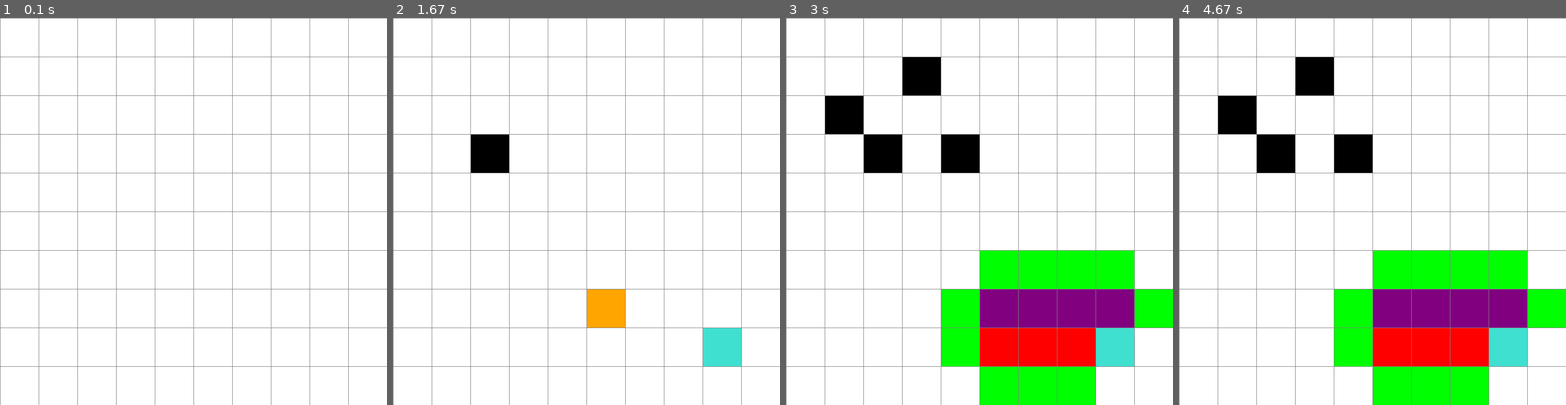
Above: before the commit, frames 1-4 (left to right).
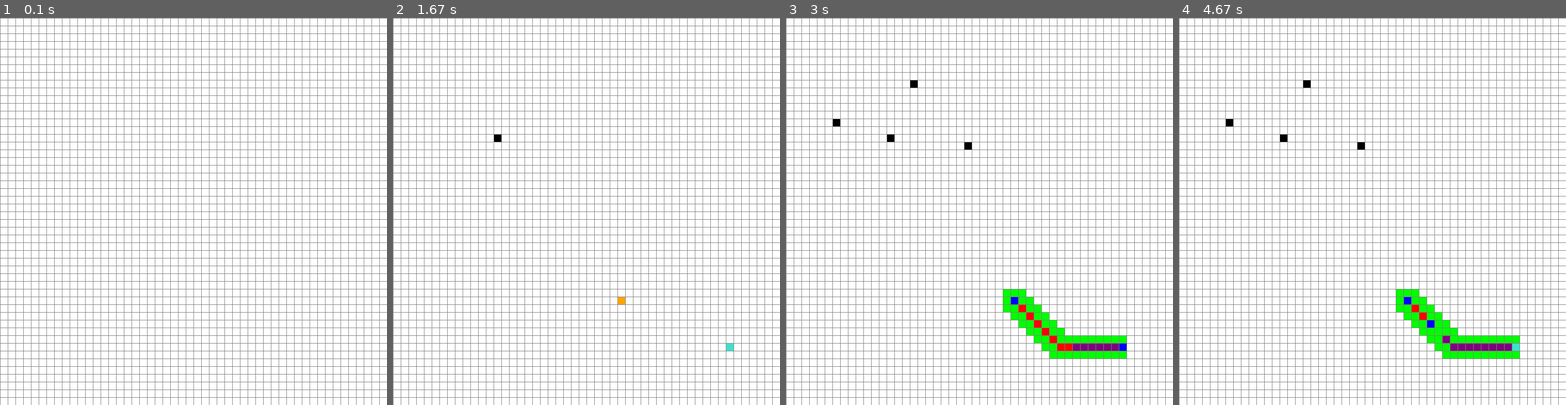
Above: after the commit, the same moments.

Repository: Dynamo-Dream/A_Star_ALgo
Game: pygame game, started from Implementation_A_Star_With_VIsualization.py
Two runs of this game, one before a commit and one after it. Both use one fixed random seed, a clock stepped at 60 frames per second and the inputs below.
Inputs (mouse positions are in pixels of both pictures, inside the frame that each line leads up to):
- Up to frame 1 (0.1 s): no input
- Up to frame 2 (1.67 s): right-click (586, 238) at 0.38 s; click (625, 296) at 0.72 s; click (729, 346) at 1.05 s; click (493, 134) at 1.38 s
- Up to frame 3 (3 s): click (967, 145) at 1.72 s; click (917, 83) at 2.05 s; click (832, 126) at 2.38 s; tap Space at 2.67 s
- Up to frame 4 (4.67 s): tap Space at 3.07, 3.37, 3.57, 3.9, 4.2, 4.4 s

The runs differ from the first frame. In frame 1, 9.6% of the frame differs, in the area x 0-100%, y 0-100%; in frame 2, 12%; in frame 3, 29%; in frame 4, 29%.

Commit message:
SecondCommit

Diff:
--- a/Implementation_A_Star_With_VIsualization.py
+++ b/Implementation_A_Star_With_VIsualization.py
@@ -55,7 +55,7 @@
         return self.color==PURPLE
 
     def reset(self):
-        self.color = WHITE
+        self.color =WHITE
 
     def make_closed(self):
         self.color = RED
@@ -94,17 +94,17 @@
         if self.col>0 and not grid[self.row][self.col-1].is_barrier(): #Left
             self.neighbours.append(grid[self.row][self.col-1])
 
-        # if self.col>0 and self.row>0 and not grid[self.row-1][self.col-1].is_barrier(): #UpLeft
-        #     self.neighbours.append(grid[self.row-1][self.col-1])
-
-        # if self.col<self.total_row-1 and self.row>0 and not grid[self.row-1][self.col+1].is_barrier(): #UpRight
-        #     self.neighbours.append(grid[self.row-1][self.col+1])
-
-        # if self.col>0 and self.row<self.total_row-1 and not grid[self.row+1][self.col-1].is_barrier(): #DownLeft
-        #     self.neighbours.append(grid[self.row+1][self.col-1])
-
-        # if self.col<self.total_row-1 and self.row<self.total_row-1 and not grid[self.row+1][self.col+1].is_barrier(): #DownRight
-        #     self.neighbours.append(grid[self.row+1][self.col+1])
+        if self.col>0 and self.row>0 and not grid[self.row-1][self.col-1].is_barrier(): #UpLeft
+            self.neighbours.append(grid[self.row-1][self.col-1])
+
+        if self.col<self.total_row-1 and self.row>0 and not grid[self.row-1][self.col+1].is_barrier(): #UpRight
+            self.neighbours.append(grid[self.row-1][self.col+1])
+
+        if self.col>0 and self.row<self.total_row-1 and not grid[self.row+1][self.col-1].is_barrier(): #DownLeft
+            self.neighbours.append(grid[self.row+1][self.col-1])
+
+        if self.col<self.total_row-1 and self.row<self.total_row-1 and not grid[self.row+1][self.col+1].is_barrier(): #DownRight
+            self.neighbours.append(grid[self.row+1][self.col+1])
 
 
 
@@ -211,7 +211,7 @@
     return False
 
 def main(win,width):
-    ROWS = 10
+    ROWS = 50
     grid = make_grid(ROWS,WIDTH)
     start = None
     end = None
--- /dev/null
+++ b/PygameLearning.py
@@ -0,0 +1,174 @@
+import pygame
+import math
+import random
+
+pygame.init()
+WIDTH = 800
+HEIGHT = 600
+WIN = pygame.display.set_mode((WIDTH,HEIGHT))
+pygame.display.set_caption("Block and Ball Game")
+font = pygame.font.SysFont(None,30)
+
+def text_screen(text,color,x,y):
+    screen_text = font.render(text,True,color)
+    WIN.blit(screen_text,(x,y))
+
+WHITE = (255,255,255)
+BLACK = (0,0,0)
+RED = (255,0,0)
+exit_game = False
+
+
+class Box():
+
+    def __init__(self,height,width,color,y,x):
+        self.height = height
+        self.width = width
+        self.vely = 0
+        self.color = color
+        self.y = y
+        self.x = x
+
+    def update_val(self,value):
+        self.vely = value
+
+    def update_pos(self):
+        self.y+=self.vely
+    def get_y(self):
+        return self.y
+    def get_x(self):
+        return self.x
+
+
+class Ball():
+    def __init__(self,radius,color,y,x):
+        self.radius = radius
+        self.velx = 0
+        self.vely = 0
+        self.color = color
+        self.y = y
+        self.x = x
+
+    def update_pos(self):
+        self.y+=self.vely
+        self.x+=self.velx
+
+    def get_y(self):
+        return self.y
+
+    def get_x(self):
+        return self.x
+
+
+BOX_HEIGHT = 70
+BOX_WIDTH = 10
+RADIUS = 10
+bx1 = Box(BOX_HEIGHT,BOX_WIDTH,WHITE,HEIGHT/2,0)
+bx2 = Box(BOX_HEIGHT,BOX_WIDTH,WHITE,HEIGHT/2,WIDTH-BOX_WIDTH)
+ball = Ball(RADIUS,RED,random.randint(50,HEIGHT-50),WIDTH/2)
+
+def plot_box(box):
+    pygame.draw.rect(WIN,box.color,(box.x,box.y,box.width,box.height))
+
+def plot_ball(ball):
+    pygame.draw.circle(WIN, ball.color, (ball.x,ball.y), ball.radius)
+
+def is_Collision(box):
+    if box.get_y() <= 0:
+        box.y = 0
+        box.vely = -box.vely
+    elif box.y >= HEIGHT - BOX_HEIGHT:
+        box.y = HEIGHT - BOX_HEIGHT
+        box.vely = -box.vely
+
+def is_edge_collision_ball(ball):
+    if ball.get_y()>= HEIGHT-RADIUS:
+        ball.y = HEIGHT-RADIUS
+        ball.vely = -ball.vely
+    elif ball.get_y() <= 0:
+        ball.y = 0
+        ball.vely = -ball.vely
+
+
+def is_box_collision_ball(box,ball):
+    if abs(ball.x-box.x)<=10 and abs(ball.x-box.x)>0 and abs(ball.y-box.y)<=box.height/2 and abs(ball.y-box.y)>=0:
+        ball.velx = -ball.velx
+        ball.vely = -ball.vely
+        return True
+    elif abs(ball.x-box.x)<=10 and abs(ball.y-box.y)<=box.height and abs(ball.y-box.y)>box.height/2:
+        ball.velx = -ball.velx
+        ball.vely = ball.vely
+        return True
+    return False
+
+vel_update_box = 0.4
+vel_update_ball = 0.2
+def bx1_ai(box, ball):
+    if ball.velx < 0:  # Only move if the ball is moving towards bx1
+        if ball.y < box.y + box.height / 2:
+            box.update_val(-vel_update_box)
+        elif ball.y > box.y + box.height / 2:
+            box.update_val(vel_update_box)
+
+
+def game_over_ball_out(ball):
+    if ball.x<0 or ball.x>WIDTH:
+        return True
+    return False
+def game_loop():
+    bx1 = Box(BOX_HEIGHT,BOX_WIDTH,WHITE,HEIGHT/2,0)
+    bx2 = Box(BOX_HEIGHT,BOX_WIDTH,WHITE,HEIGHT/2,WIDTH-BOX_WIDTH)
+    ball = Ball(RADIUS,RED,random.randint(50,HEIGHT-50),WIDTH/2)
+    game_over = False
+    ball_vel_choice = [(-vel_update_ball,vel_update_ball),(vel_update_ball,-vel_update_ball),(vel_update_ball,vel_update_ball),(-vel_update_ball,-vel_update_ball)]
+    ball.velx ,ball.vely = random.choice(ball_vel_choice)
+    exit_game = False
+    score = 0
+    while not exit_game:
+
+        if game_over:
+            WIN.fill(BLACK)
+            text_screen("GAME OVER PRESS ENTER TO PLAYYYY!!!!",RED,WIDTH/2-200,HEIGHT/2)
+            for event in pygame.event.get():
+                    if event.type==pygame.QUIT:
+                        exit_game = True
+                    if event.type == pygame.KEYDOWN:
+                        if event.key == pygame.K_RETURN:
+                            game_loop()
+        else:
+            WIN.fill(BLACK)
+            for event in pygame.event.get():
+                if event.type == pygame.QUIT:
+                    exit_game = True
+                if event.type == pygame.KEYDOWN:
+                    if event.key == pygame.K_UP:
+                        bx2.update_val(-vel_update_box)
+                    if event.key == pygame.K_DOWN:
+                        bx2.update_val(vel_update_box)
+                    if event.key == pygame.K_w:
+                        bx1.update_val(-vel_update_box)
+                    if event.key == pygame.K_s:
+                        bx1.update_val(vel_update_box)
+
+            game_over = game_over_ball_out(ball)
+            is_Collision(bx1)
+            is_Collision(bx2)
+            bx1_ai(bx1,ball)
+            is_edge_collision_ball(ball)
+            is_box_collision_ball(bx1,ball)
+            if is_box_collision_ball(bx2,ball):
+                score+=10
+                print(score)
+            text_screen("SCORE "+str(score),RED,(WIDTH/2)-100,50)
+            bx1.update_pos()
+            bx2.update_pos()
+            plot_box(bx1)
+            plot_box(bx2)
+
+            ball.update_pos()
+            plot_ball(ball)
+        pygame.display.update()
+    pygame.quit()
+    quit()
+
+game_loop()
--- /dev/null
+++ b/config-feedforward.txt
@@ -0,0 +1,59 @@
+[NEAT]
+fitness_criterion     = max
+fitness_threshold     = 3.98
+pop_size              = 500
+reset_on_extinction   = 0
+
+[DefaultGenome]
+num_inputs              = 2
+num_hidden              = 1
+num_outputs             = 1
+initial_connection      = partial_direct 0.5
+feed_forward            = False
+compatibility_disjoint_coefficient = 1.0
+compatibility_weight_coefficient   = 0.6
+conn_add_prob           = 0.2
+conn_delete_prob        = 0.2
+node_add_prob           = 0.2
+node_delete_prob        = 0.2
+activation_default      = my_sinc_function
+activation_options      = sigmoid my_sinc_function
+activation_mutate_rate  = 0.1
+aggregation_default     = sum
+aggregation_options     = sum my_l2norm_function
+aggregation_mutate_rate = 0.1
+bias_init_mean          = 0.0
+bias_init_stdev         = 1.0
+bias_replace_rate       = 0.1
+bias_mutate_rate        = 0.7
+bias_mutate_power       = 0.5
+bias_max_value          = 30.0
+bias_min_value          = -30.0
+response_init_mean      = 1.0
+response_init_stdev     = 0.1
+response_replace_rate   = 0.1
+response_mutate_rate    = 0.1
+response_mutate_power   = 0.1
+response_max_value      = 30.0
+response_min_value      = -30.0
+
+weight_max_value        = 30
+weight_min_value        = -30
+weight_init_mean        = 0.0
+weight_init_stdev       = 1.0
+weight_mutate_rate      = 0.8
+weight_replace_rate     = 0.1
+weight_mutate_power     = 0.5
+enabled_default         = True
+enabled_mutate_rate     = 0.01
+
+[DefaultSpeciesSet]
+compatibility_threshold = 3.1
+
+[DefaultStagnation]
+species_fitness_func = mean
+max_stagnation  = 20
+
+[DefaultReproduction]
+elitism            = 5
+survival_threshold = 0.3
